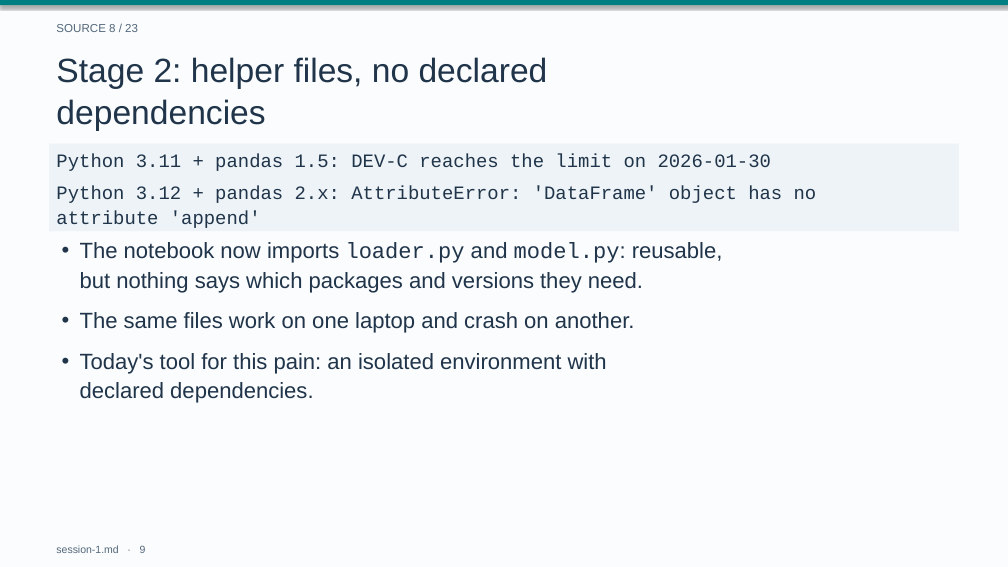
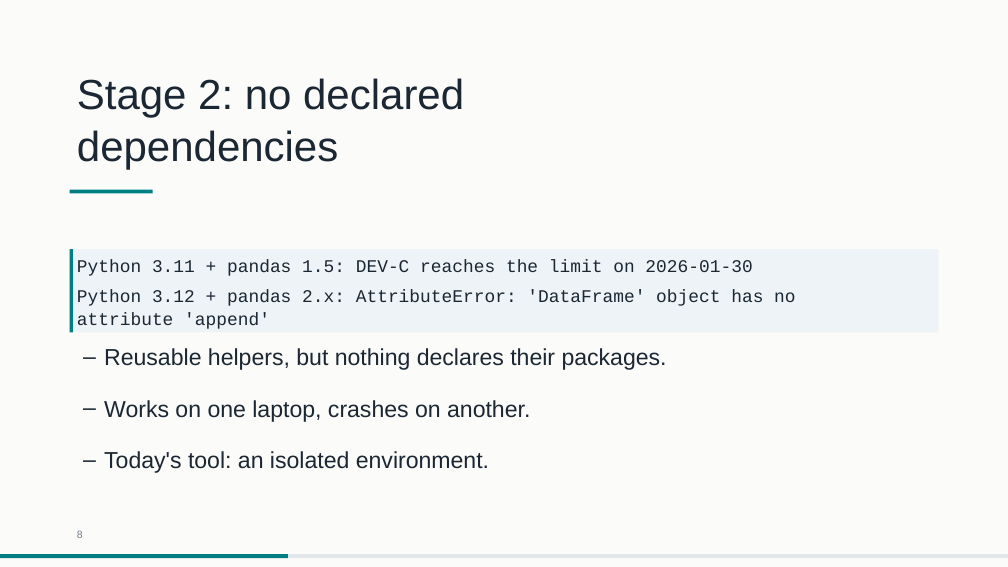
Before and after one commit to drweihungpan-lab/3R-teaching, a slide deck: slide 8 of materials/slides/session-1.pptx (slide 9 before the commit). Drawn at 1008x567 pixels with LibreOffice and Linux fonts; fonts in the diff are those of the drawing. Boxes give left, top, right and bottom in pixels: in the first picture for what was removed or moved away, otherwise in the second. Text is boxed around its words. In the diff, an @@ line names an element or a change of style, - is before the commit and + after.

```diff
--- a/materials/slides/session-1.pptx
+++ b/materials/slides/session-1.pptx
@@ background #FAFCFD to #FBFBF9 @@
@@ rectangle removed at bbox=[0, 0, 1008, 5] @@
@@ text removed at bbox=[56, 24, 138, 32] @@
-SOURCE 8 / 23
@@ text at bbox=[77, 78, 464, 170]: text changed; size 32 to 40 pt; text colour #20344A to #1B2733 @@
-Stage 2: helper files, no declared
-dependencies
+Stage 2: no declared
+dependencies
@@ rectangle added at bbox=[70, 190, 153, 194], fill #007F82 @@
@@ rectangle "Python 3.11 + pandas 1.5: ..." at bbox=[70, 250, 938, 280]: size 18 to 17 pt, text colour #20344A to #1B2733; line spacing 23.8pt to 22.4pt @@
@@ rectangle "Python 3.11 + pandas 1.5: ...": place and size @@
-rectangle "Python 3.11 + pandas 1.5: ..." at bbox=[49, 144, 959, 175]
+rectangle "Python 3.11 + pandas 1.5: ..." at bbox=[70, 250, 938, 280]
@@ rectangle added at bbox=[70, 250, 73, 280], fill #007F82 @@
@@ text removed at bbox=[80, 242, 723, 293] @@
-• The notebook now imports loader.py and model.py: reusable,
-  but nothing says which packages and versions they need.
@@ rectangle "Python 3.12 + pandas 2.x: ...": place and size @@
-rectangle "Python 3.12 + pandas 2.x: ..." at bbox=[49, 175, 959, 231]
+rectangle "Python 3.12 + pandas 2.x: ..." at bbox=[70, 279, 938, 333]
@@ rectangle "Python 3.12 + pandas 2.x: ..." at bbox=[70, 279, 938, 333]: size 18 to 17 pt, text colour #20344A to #1B2733; line spacing 23.8pt to 22.4pt @@
@@ rectangle added at bbox=[70, 279, 73, 333], fill #007F82 @@
@@ text added at bbox=[104, 348, 667, 370], 22 pt, text #1B2733 @@
+– Reusable helpers, but nothing declares their packages.
@@ text at bbox=[104, 400, 530, 422]: text changed; size 21 to 22 pt; text colour #20344A to #1B2733 @@
-• The same files work on one laptop and crash on another.
+– Works on one laptop, crashes on another.
@@ text at bbox=[104, 451, 489, 473]: text changed; size 21 to 22 pt; text colour #20344A to #1B2733 @@
-• Today's tool for this pain: an isolated environment with
-  declared dependencies.
+– Today's tool: an isolated environment.
@@ text added at bbox=[77, 531, 83, 538], 10 pt, text #6E7F8D @@
+8
@@ rectangle added at bbox=[0, 554, 1008, 559], fill #E2E7EA @@
@@ rectangle added at bbox=[0, 554, 288, 559], fill #007F82 @@
@@ text removed at bbox=[56, 545, 146, 553] @@
-session-1.md · 9
```
Also in this commit, not shown: 16 other slides changed, 11 slides added, 12 slides removed, 4 other files.
